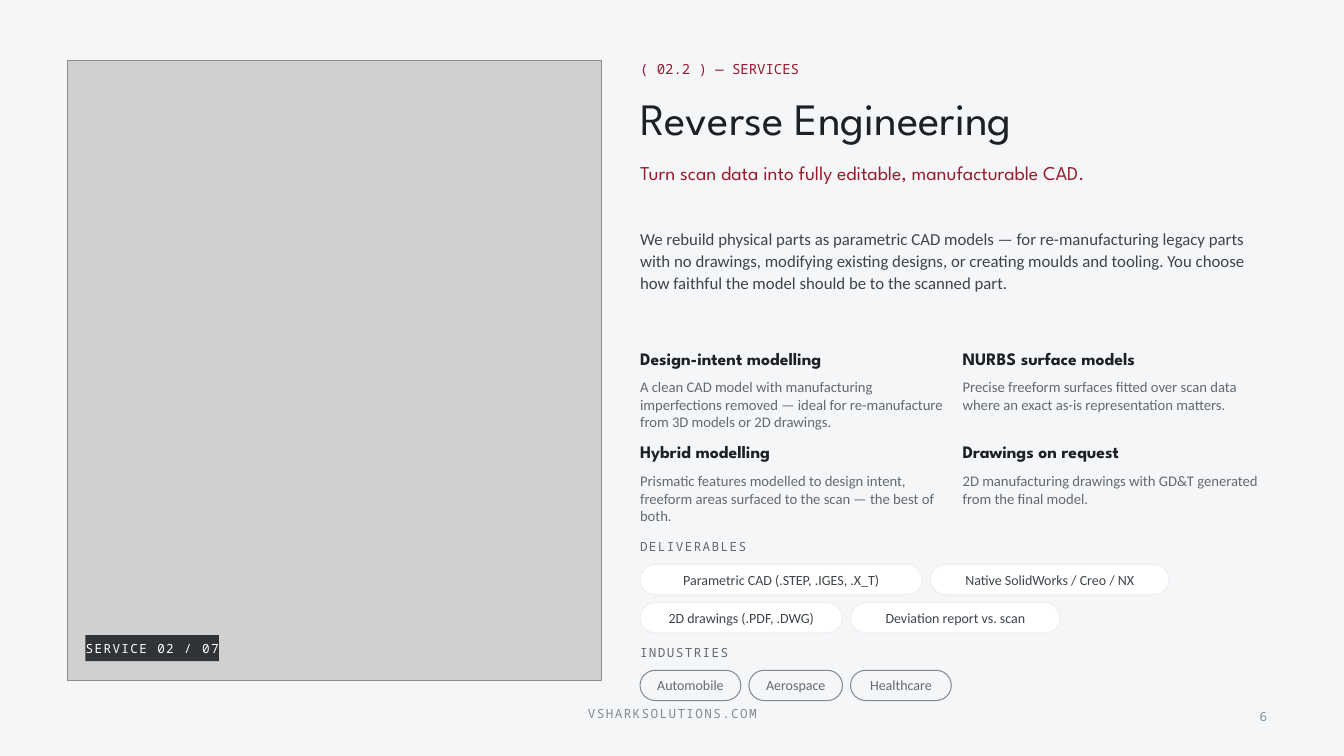
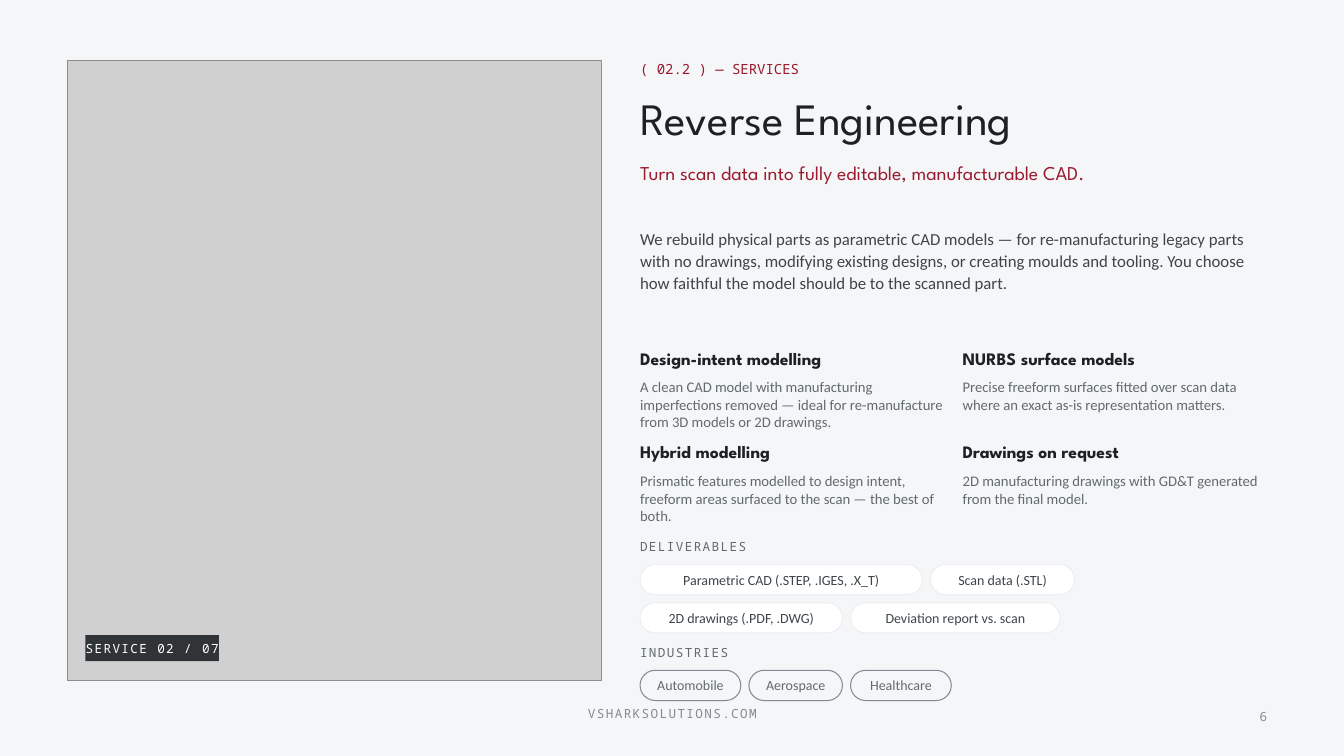
Before and after one commit to vsharkindia/vshark-website, a slide deck: slide 6 of collateral/VShark-Presentation.pptx. Drawn at 1344x756 pixels with LibreOffice and Linux fonts; fonts in the diff are those of the drawing; grey boxes stand for pictures; background and template pictures are left out. Boxes give left, top, right and bottom in pixels: in the first picture for what was removed or moved away, otherwise in the second. Text is boxed around its words. In the diff, an @@ line names an element or a change of style, - is before the commit and + after.

```diff
--- a/collateral/VShark-Presentation.pptx
+++ b/collateral/VShark-Presentation.pptx
@@ rounded rectangle: place and size @@
-rounded rectangle at (931,565,1170,595)
+rounded rectangle at (931,565,1075,595)
@@ text at (958,575,1047,587): text changed @@
-Native SolidWorks / Creo / NX
+Scan data (.STL)
```
Also in this commit, not shown: 5 other slides changed, 16 other files.
